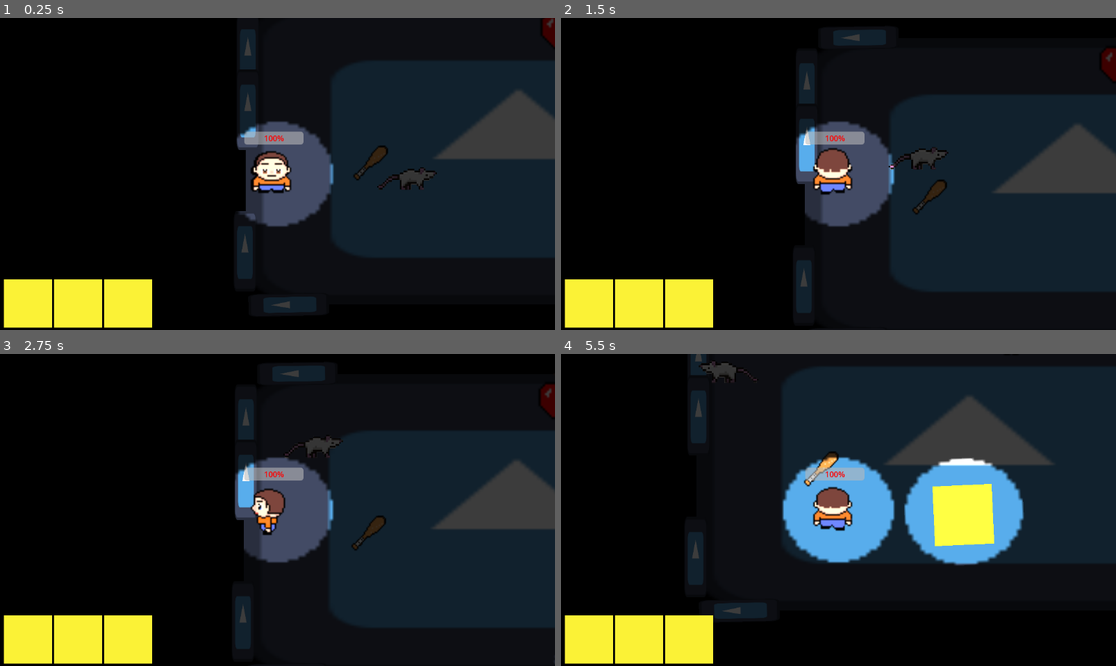
Above: before the commit, frames 1-4 (two rows, left to right).
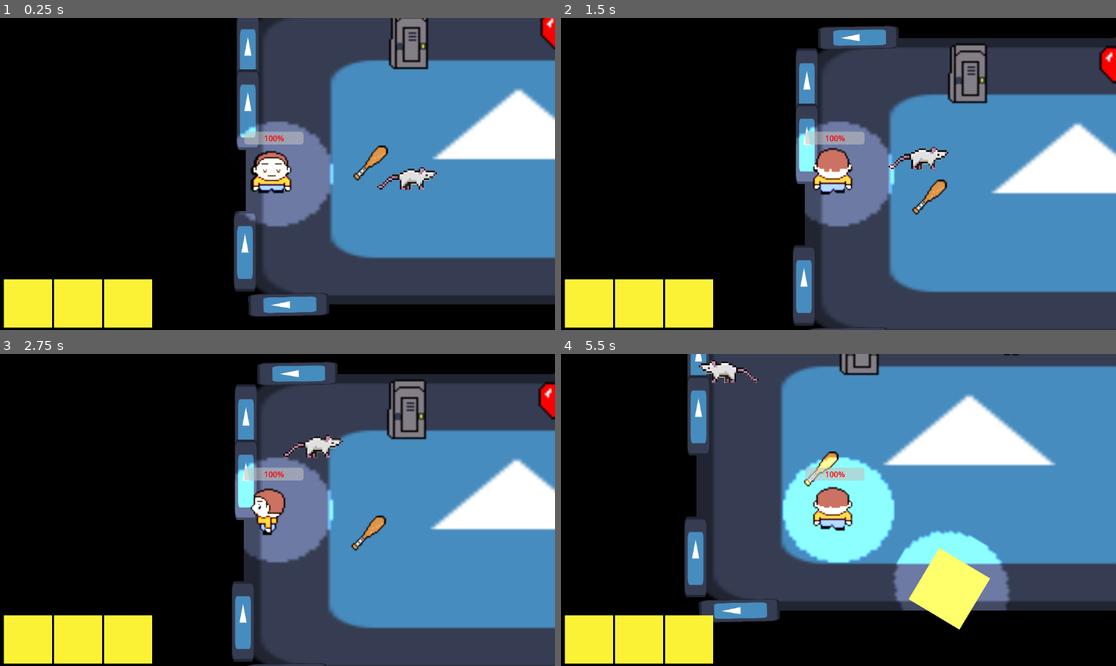
Above: after the commit, the same moments.

Repository: bryanmejiapalma/The-Matrix-Studio
Game: Godot game, scene res://game.tscn
The game is run twice, just before and just after one commit, with the same random seed, the same clock (stepped at 60 frames per second) and the same inputs. The engine's default icon, where the game draws it, is replaced by a stand-in: a white triangle on a blue panel in a dark square.
Inputs (mouse positions are in pixels of both pictures, inside the frame that each line leads up to):
- Up to frame 1 (0.25 s): no input
- Up to frame 2 (1.5 s): move the mouse to (810, 236) at 0.52 s; hold W (ui_up) from 0.53 s (still down); tap E (interact) at 0.6 s; click (810, 236) at 0.67 s; move the mouse to (1005, 220) at 1.27 s; tap Shift (boost) at 1.35 s
- Up to frame 3 (2.75 s): tap E (interact) at 1.55, 2.1 s; move the mouse to (111, 463) at 2.02 s; release W (ui_up) at 2.03 s; hold A (ui_left) from 2.03 s (still down)
- Up to frame 4 (5.5 s): move the mouse to (866, 510) at 2.77 s; tap E (interact) at 2.85, 3.8, 4.35, 5.1 s; click (866, 510) at 2.92 s; move the mouse to (755, 432) at 3.52 s; release A (ui_left) at 3.53 s; hold S (ui_down) 3.53-4.28 s; hold Shift (boost) 3.53-4.28 s; move the mouse to (960, 494) at 4.27 s; hold D (ui_right) 4.28-5.03 s; move the mouse to (727, 525) at 5.02 s; hold W (ui_up) from 5.03 s (still down); click (727, 525) at 5.17 s

The runs differ from the first frame. In frame 1, 52% of the frame differs, in the area x 42-100%, y 0-96%; in frame 2, 54%; in frame 3, 54%; in frame 4, 63%, in the area x 22-100%, y 0-89%.

Commit message:
Locker script,changes on player script and enemy

Diff:
--- a/Player.tscn
+++ b/Player.tscn
@@ -133,7 +133,7 @@
 }]
 
 [node name="Player" type="CharacterBody2D" groups=["player"]]
-z_index = 1
+z_index = 2
 position = Vector2(124, 89)
 script = ExtResource("1_kpjcp")
 
--- a/enemy.gd
+++ b/enemy.gd
@@ -11,14 +11,15 @@
 var wander_timer = 0.0
 var is_stunned: bool = false
 
-# --- NEW: Connect the signal when the game starts ---
 func _ready():
-	# Replace "Killzone" with the actual name of the node in your scene tree
+	# Finds the player by group (standard for Godot projects)
+	target_player = get_tree().get_first_node_in_group("player")
+
 	if has_node("Killzone"):
 		$Killzone.hit_player.connect(stun_enemy)
 
 func _physics_process(delta: float) -> void:
-	# 1. If stunned, don't do anything (STAY IN PLACE)
+	# 1. If stunned, don't do anything
 	if is_stunned:
 		velocity = Vector2.ZERO
 		move_and_slide()
@@ -26,7 +27,9 @@
 
 	check_for_player()
 
-	if target_player and not target_player.is_dead:
+	# --- FIX: Added 'not target_player.is_hidden' ---
+	# This makes the enemy stop chasing if you are dead OR hiding in a locker
+	if target_player and not target_player.is_dead and not target_player.is_hidden:
 		var target_pos = target_player.global_position
 		var direction = global_position.direction_to(target_pos)
 		var distance = global_position.distance_to(target_pos)
@@ -42,15 +45,16 @@
 					target_player.take_damage(DAMAGE_AMOUNT)
 					stun_enemy()
 	else:
+		# If player is hidden or out of range, go back to patrolling
 		patrol_behavior(delta)
 
 	move_and_slide()
 
 func stun_enemy():
-	if is_stunned: return # Prevent double-triggering
+	if is_stunned: return
 	is_stunned = true
 	modulate = Color.YELLOW
-	print("stunned")
+	print("Enemy is stunned!")
 
 	await get_tree().create_timer(2.0).timeout
 
@@ -58,10 +62,12 @@
 	modulate = Color.WHITE
 
 func check_for_player():
-	var player = get_tree().root.find_child("Player", true, false)
+	# Improved finding method using the group we set up
+	var player = get_tree().get_first_node_in_group("player")
 	if player:
 		var dist = global_position.distance_to(player.global_position)
-		if dist < DETECTION_RANGE:
+		# --- FIX: The enemy only "detects" the player if they aren't hidden ---
+		if dist < DETECTION_RANGE and not player.is_hidden:
 			target_player = player
 		else:
 			target_player = null
@@ -70,26 +76,24 @@
 	wander_timer -= delta
 	if wander_timer <= 0:
 		wander_direction = Vector2(randf_range(-1, 1), randf_range(-1, 1)).normalized()
-		wander_timer = 2.0
+		wander_timer = randf_range(1.5, 3.0) # Randomize patrol time for variety
+
 	velocity = wander_direction * SPEED
-	rotation = velocity.angle()
 
-# This triggers when the player touches the enemy's hitbox
+	# Smoothly point toward where it's walking
+	if velocity.length() > 0:
+		rotation = lerp_angle(rotation, velocity.angle(), 10 * delta)
+
+# Triggered when the player touches the enemy's physical hitbox Area2D
 func _on_hitbox_body_entered(body: Node2D) -> void:
-	# Check for name OR group to be safe
-	if body.name == "Player" or body.is_in_group("players"):
+	# If body is the player and NOT hidden
+	if body.is_in_group("player") and not body.is_hidden:
 		target_player = body
-
-		# Deal damage to the player
 		if body.has_method("take_damage"):
 			body.take_damage(DAMAGE_AMOUNT)
+		stun_enemy()
 
-		# Trigger the stun on THIS enemy
-		stun_enemy()
-		print("Hit player! Enemy is now stunned.")
-
-# Add this to stop the chase if the player gets away!
 func _on_hitbox_body_exited(body: Node2D) -> void:
 	if body == target_player:
 		target_player = null
-		print("Player escaped the hitbox.")
+		print("Enemy lost sight of player.")
--- a/game.tscn
+++ b/game.tscn
@@ -11,6 +11,7 @@
 [ext_resource type="PackedScene" uid="uid://b3cxq6uhoyp4x" path="res://main.tscn" id="9_vef74"]
 [ext_resource type="PackedScene" uid="uid://dkdk4308g8r3q" path="res://raton.tscn" id="10_hve3p"]
 [ext_resource type="PackedScene" uid="uid://bdkilr7cajopf" path="res://banana.tscn" id="11_mfdv2"]
+[ext_resource type="PackedScene" uid="uid://b5vw17gpfij0w" path="res://locker.tscn" id="12_iotsf"]
 
 [node name="Game" type="Node2D"]
 position = Vector2(4, 0)
@@ -50,6 +51,7 @@
 position = Vector2(1036, 425)
 
 [node name="CanvasModulate" type="CanvasModulate" parent="."]
+visible = false
 color = Color(0.2357319, 0.23573193, 0.2357319, 1)
 
 [node name="Backgrounde\'" type="Sprite2D" parent="."]
@@ -66,3 +68,6 @@
 
 [node name="Banana" parent="." instance=ExtResource("11_mfdv2")]
 position = Vector2(1044, 63)
+
+[node name="Locker" parent="." instance=ExtResource("12_iotsf")]
+position = Vector2(521, 102)
--- /dev/null
+++ b/locker.gd
@@ -0,0 +1,60 @@
+extends Area2D
+
+# Variables to track the player's status
+var player_in_zone = false
+var is_occupied = false
+
+func _ready():
+	# Connect detection signals
+	body_entered.connect(_on_body_entered)
+	body_exited.connect(_on_body_exited)
+
+	# CRITICAL: This node MUST stay active to listen for the 'Exit' command
+	process_mode = Node.PROCESS_MODE_ALWAYS
+
+func _on_body_entered(body: Node2D):
+	if body.is_in_group("player"):
+		player_in_zone = true
+
+func _on_body_exited(body: Node2D):
+	# Only set to false if we aren't currently hiding inside
+	# This prevents getting 'stuck' if the physics engine disables the player
+	if body.is_in_group("player") and not is_occupied:
+		player_in_zone = false
+
+func _input(_event: InputEvent):
+	# Check if the 'interact' key (E) was pressed
+	if Input.is_action_just_pressed("interact"):
+		# Allow interaction if the player is nearby OR already inside
+		if player_in_zone or is_occupied:
+			if not is_occupied:
+				enter_locker()
+			else:
+				exit_locker()
+
+func enter_locker():
+	var player = get_tree().get_first_node_in_group("player")
+	if player:
+		is_occupied = true
+		player.is_hidden = true  # Enemies will now ignore the player
+
+		# Visuals: Hide the player and snap them to the locker center
+		player.modulate.a = 0.0
+		player.global_position = global_position
+
+		# Freeze the player script (movement/sprint/etc)
+		player.process_mode = Node.PROCESS_MODE_DISABLED
+		print("Player HIDDEN inside locker.")
+
+func exit_locker():
+	var player = get_tree().get_first_node_in_group("player")
+	if player:
+		is_occupied = false
+		player.is_hidden = false # Enemies can see the player again
+
+		# Visuals: Make player visible and full opacity
+		player.modulate.a = 1.0
+
+		# Re-enable the player script so they can move again
+		player.process_mode = Node.PROCESS_MODE_INHERIT
+		print("Player EXITED the locker.")
--- /dev/null
+++ b/locker.tscn
@@ -0,0 +1,23 @@
+[gd_scene load_steps=4 format=3 uid="uid://b5vw17gpfij0w"]
+
+[ext_resource type="Script" uid="uid://b0bnpalr3vcbs" path="res://locker.gd" id="1_hcspt"]
+[ext_resource type="Texture2D" uid="uid://bw74mnj1pv085" path="res://the real locker for the game.png" id="2_a13x5"]
+
+[sub_resource type="RectangleShape2D" id="RectangleShape2D_7dpg0"]
+size = Vector2(20, 34)
+
+[node name="Locker" type="Area2D"]
+process_mode = 3
+z_index = 1
+scale = Vector2(2.0112472, 1.833715)
+script = ExtResource("1_hcspt")
+
+[node name="Sprite2D" type="Sprite2D" parent="."]
+position = Vector2(-2, -31)
+scale = Vector2(2.004683, 1.9818755)
+texture = ExtResource("2_a13x5")
+
+[node name="CollisionShape2D" type="CollisionShape2D" parent="."]
+position = Vector2(-2, -31)
+scale = Vector2(2.004683, 1.9818755)
+shape = SubResource("RectangleShape2D_7dpg0")
--- a/player.gd
+++ b/player.gd
@@ -6,6 +6,7 @@
 const SPRINT_TIME_MAX = 2.5  # Max sprint duration in seconds
 
 var is_dead: bool = false
+var is_hidden: bool = false # Managed by the Locker script
 var health = 100
 var max_health = 100
 var can_take_damage: bool = true
@@ -23,6 +24,8 @@
 	health = max_health
 	health_bar.max_value = max_health
 	health_bar.value = health
+	# The "player" group is how the locker finds this node
+	add_to_group("player")
 
 func _physics_process(delta: float) -> void:
 	if is_dead: return
@@ -31,6 +34,7 @@
 	if global_position.y > 1000:
 		die()
 
+	# Movement inputs
 	var vertical_input := Input.get_axis("ui_up", "ui_down")
 	var horizontal_input := Input.get_axis("ui_left", "ui_right")
 
@@ -43,13 +47,13 @@
 	else:
 		sprint_stamina = move_toward(sprint_stamina, SPRINT_TIME_MAX, delta * 0.5)
 
-	# --- NORMALIZED MOVEMENT (prevents faster diagonal speed) ---
+	# --- MOVEMENT CALCULATION ---
 	var input_vector = Vector2(horizontal_input, vertical_input).normalized()
 	velocity = input_vector * current_speed
 
 	move_and_slide()
 
-	# --- ANIMATION CALL ---
+	# Update animations based on movement
 	update_animation(horizontal_input, vertical_input)
 
 # --- ANIMATION SYSTEM ---
@@ -63,10 +67,8 @@
 	var is_sprinting = Input.is_action_pressed("boost") and sprint_stamina > 0
 
 	if is_moving:
-		# Speed up animation if sprinting
 		sprite_2d.speed_scale = 1.5 if is_sprinting else 1.0
 
-		# Direction priority (vertical over horizontal)
 		if abs(v_input) > abs(h_input):
 			if v_input < 0:
 				if sprite_2d.animation != "walk_up":
@@ -77,8 +79,6 @@
 		else:
 			if sprite_2d.animation != "walk_left_right":
 				sprite_2d.play("walk_left_right")
-
-			# Flip sprite for left/right
 			sprite_2d.flip_h = h_input < 0
 	else:
 		sprite_2d.speed_scale = 1.0
@@ -87,14 +87,13 @@
 
 # --- DAMAGE SYSTEM ---
 func take_damage(amount: int):
-	if is_dead or not can_take_damage: return
+	# If player is dead, invincible, or HIDDEN, ignore damage
+	if is_dead or not can_take_damage or is_hidden: return
 
 	health -= amount
 	health_bar.value = health
-	print("Player Health: ", health)
 
-	# --- SCREEN SHAKE TRIGGER ---
-	# Checks if the Camera2D exists as a child and calls its shake function
+	# Camera Shake
 	if has_node("Camera2D"):
 		$Camera2D.apply_shake(15.0)
 
@@ -112,24 +111,23 @@
 
 func die():
 	if is_dead: return
-
 	is_dead = true
-	# Note: Ensure Camera2D has "Ignore Rotation" enabled in Inspector
-	# so the whole screen doesn't rotate with the player!
-	rotation_degrees = 90
-	print("Player is down!")
-
+	rotation_degrees = 90 # Fall over
 	await get_tree().create_timer(2.0).timeout
 	get_tree().reload_current_scene()
 
-# --- PICKUP LOGIC ---
+# --- INPUT HANDLING ---
 func _input(_event):
+	# If we are hidden in a locker, don't allow picking up/dropping items
+	if is_hidden: return
+
 	if Input.is_action_just_pressed("interact"):
 		if held_item:
 			drop_item()
 		else:
 			pick_up_item()
 
+# --- PICKUP LOGIC ---
 func pick_up_item():
 	var areas = pickup_zone.get_overlapping_areas()
 	for area in areas:
Not shown: 1 places in game.tscn that only renumber resources
Not shown, added: locker.gd.uid
Binary file added: the real locker for the game.png
Not shown, added: the real locker for the game.png.import
